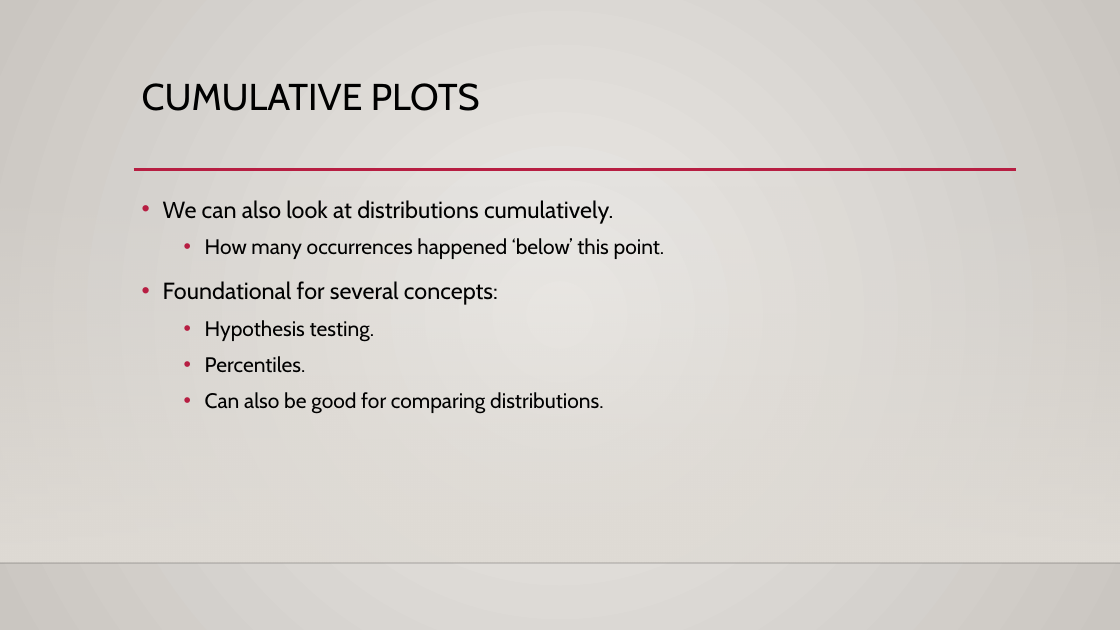
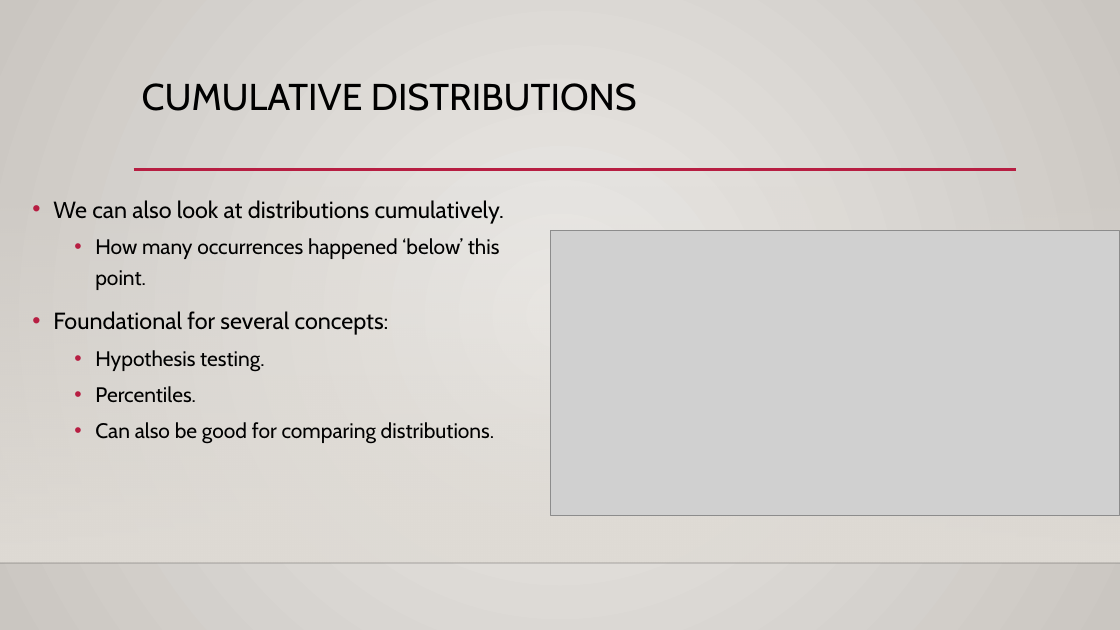
Before and after one commit to SedemSetor/Basic_Stats_in_Python_Student_Repository, a slide deck: slide 5 of reference_material/slides/004_Cumulative_Distributions.pptx (slide 4 before the commit). Drawn at 1120x630 pixels with LibreOffice and Linux fonts; fonts in the diff are those of the drawing; grey boxes stand for pictures; background and template pictures are left out. Boxes give left, top, right and bottom in pixels: in the first picture for what was removed or moved away, otherwise in the second. Text is boxed around its words. In the diff, an @@ line names an element or a change of style, - is before the commit and + after.

```diff
--- a/reference_material/slides/004_Cumulative_Distributions.pptx
+++ b/reference_material/slides/004_Cumulative_Distributions.pptx
@@ title at <box>142,83,637,111</box>: text changed @@
-CUMULATIVE PLOTS
+CUMULATIVE DISTRIBUTIONS
@@ text "We can also look at ..." rewrapped from <box>163,200,665,414</box> to <box>53,200,504,444</box> @@
@@ picture added at <box>550,231,1120,516</box> @@
```
Also in this commit, not shown: 1 other slide changed, 3 slides added, 1 slide removed, 6 other files.
